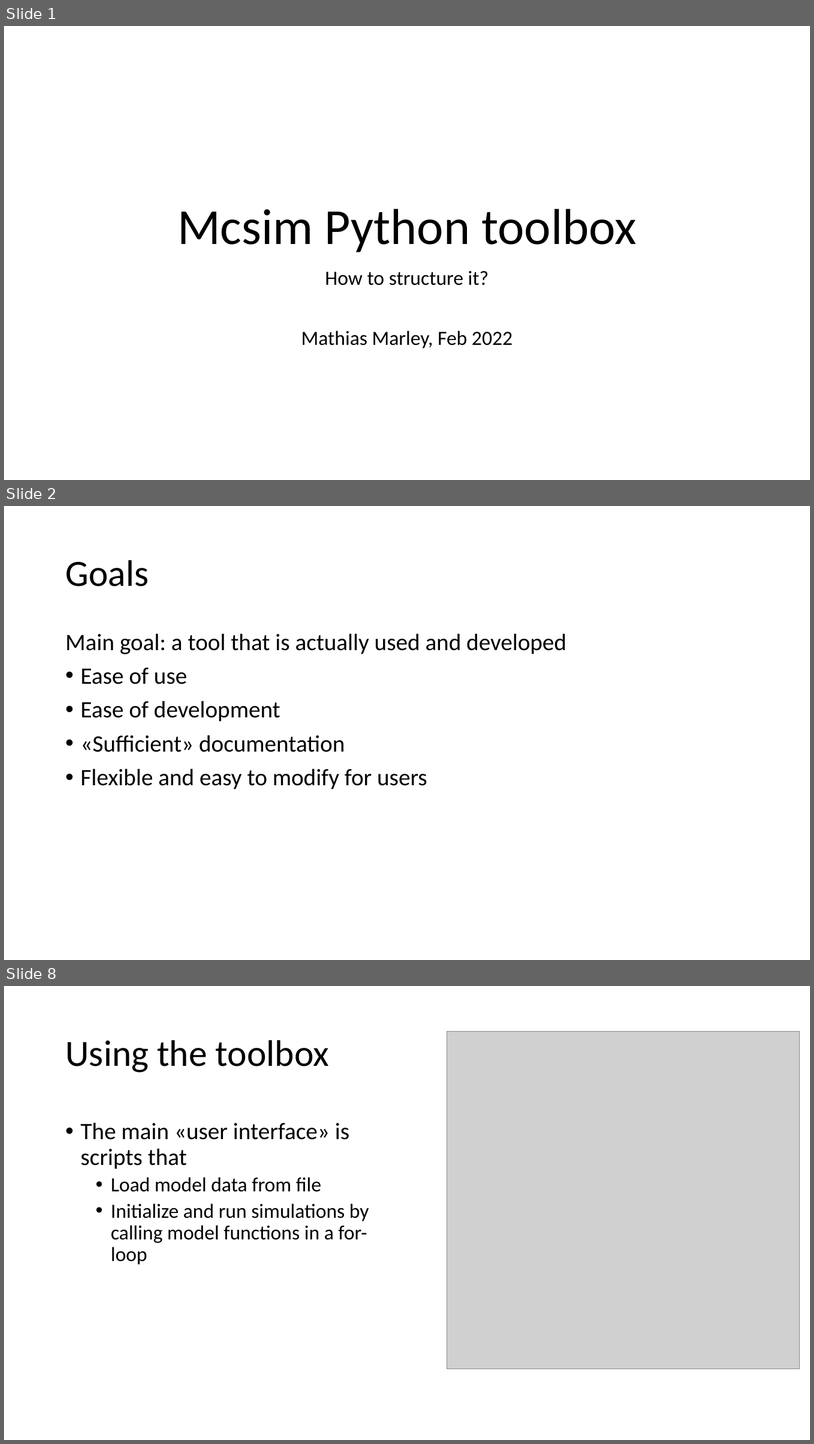
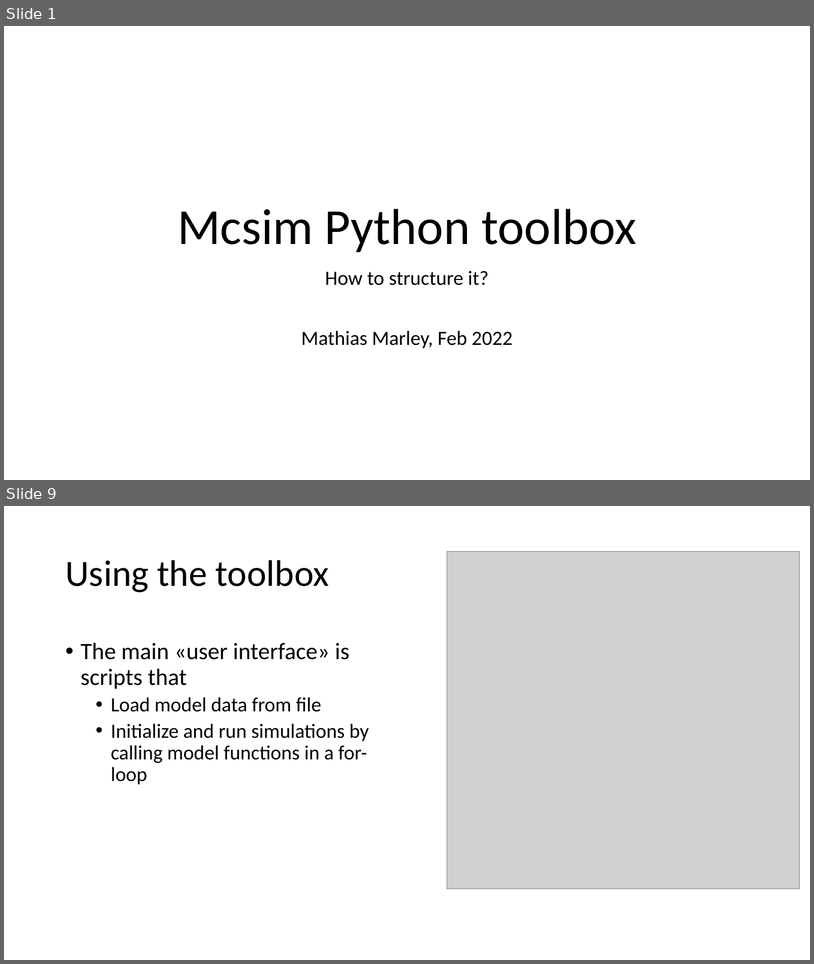
Before and after one commit to NTNU-MCS/MCSim_python, a slide deck: Documentation/Mcsim Python toolbox.pptx. Shown one above the other, each under a label of ours: slides 1, 2 and 8 before the commit, slides 1 and 9 after it; the slides between them are not shown. The pictures are 814x1444 and 814x964 pixels, drawn with LibreOffice and Linux fonts; fonts in the diff are those of the drawing; grey boxes stand for pictures. Boxes give left, top, right and bottom in pixels: in the first picture for what was removed or moved away, otherwise in the second. Text is boxed around its words. In the diff, an @@ line names an element or a change of style, - is before the commit and + after.

```diff
--- a/Documentation/Mcsim Python toolbox.pptx
+++ b/Documentation/Mcsim Python toolbox.pptx
@@ slide 2 removed at [4, 506, 810, 960], background #FFFFFF @@
@@ title removed at [65, 560, 149, 586] @@
-Goals
@@ text removed at [65, 633, 567, 789] @@
-Main goal: a tool that is actually used and developed
-• Ease of use
-• Ease of development
-• «Sufficient» documentation
-• Flexible and easy to modify for users
@@ what was slide 8 is now slide 9 @@
```
Also in this commit, not shown: 3 slides changed, 4 slides added, 2 other slides removed.
